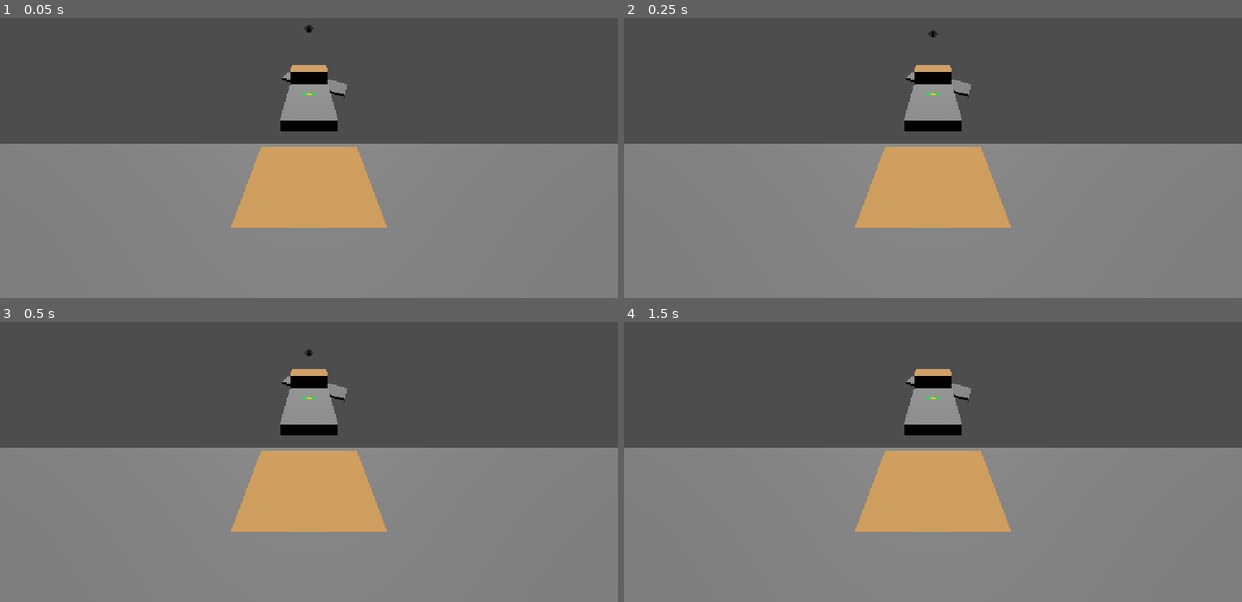
Above: before the commit, frames 1-4 (two rows, left to right).
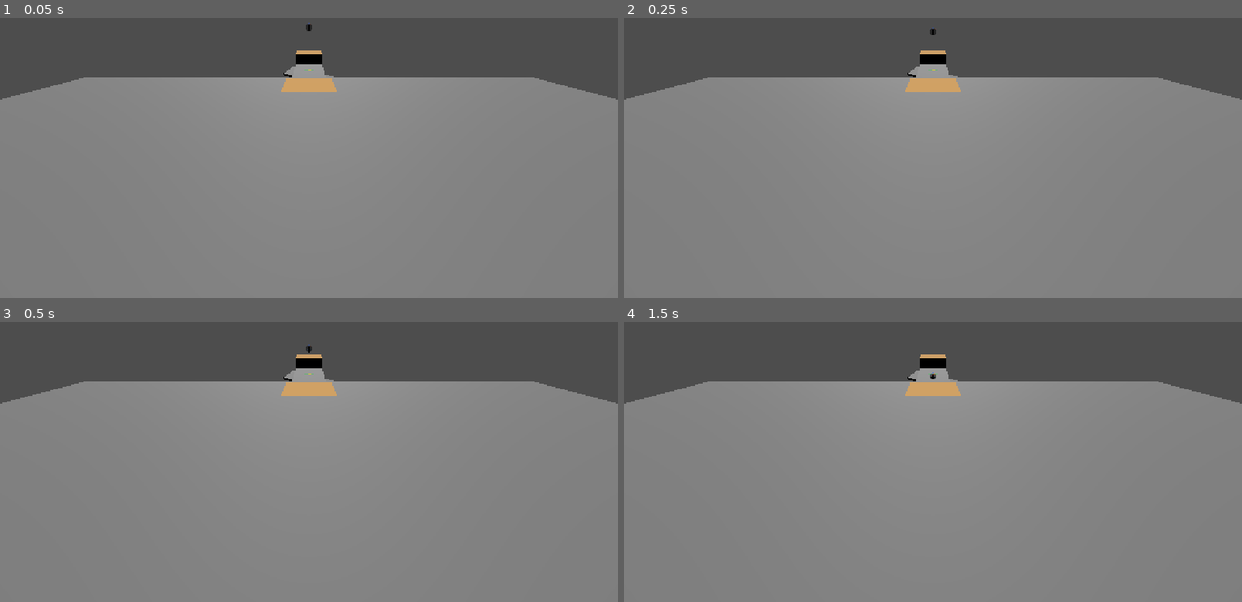
Above: after the commit, the same moments.

Repository: moisesc112/gnome-ball
Game: Godot game, scene res://scenes/levels/test_level.tscn
Two runs of this game, one before a commit and one after it. Both use one fixed random seed, a clock stepped at 60 frames per second and the inputs below. This scene is started directly instead of the project's main scene.
Inputs:
- Up to frame 1 (0.05 s): no input
- Up to frame 2 (0.25 s): no input
- Up to frame 3 (0.5 s): no input
- Up to frame 4 (1.5 s): tap Enter at 0.5 s; hold D (Move_Right) 0.53-1.28 s; tap Space at 1.25 s; hold S (Move_Backward) from 1.28 s (still down)

The runs differ from the first frame. In frame 1, 28% of the frame differs, in the area x 0-100%, y 1-75%; in frame 2, 28%; in frame 3, 28%, in the area x 0-100%, y 7-75%; in frame 4, 28%.

Commit message:
Redid movement calculation, player rotation based on input and velocity, camera based on calculated tilt angle.

Diff:
--- a/scenes/player/player.tscn
+++ b/scenes/player/player.tscn
@@ -53,6 +53,7 @@
 [node name="GnomeFacing" type="Node3D" parent="GnomePivot" unique_id=937373429]
 
 [node name="Gnome" parent="GnomePivot/GnomeFacing" unique_id=1772017909 instance=ExtResource("2_dovo2")]
+transform = Transform3D(-1, 0, -8.742278e-08, 0, 1, 0, 8.742278e-08, 0, -1, 0, 0, 0)
 
 [node name="MultiplayerSynchronizer" type="MultiplayerSynchronizer" parent="." unique_id=874951942]
 replication_config = SubResource("SceneReplicationConfig_gmlin")
--- a/scripts/camera/camera_rig.gd
+++ b/scripts/camera/camera_rig.gd
@@ -1,10 +1,10 @@
 extends Node3D
 
 @onready var player: RigidBody3D = get_parent() as RigidBody3D
-@export var follow_speed: float = 8.0
+@export var follow_speed: float = 16.0
 @export var max_tilt_degrees: float = 12.0
-@export var orbit_speed: float = 8.0
-@export var tilt_speed: float = 3.0
+@export var orbit_speed: float = 16.0
+@export var tilt_speed: float = 12.0
 
 # Called when the node enters the scene tree for the first time.
 func _ready() -> void:
@@ -19,24 +19,14 @@
 		return
 
 	if not player.is_multiplayer_authority():
-		set_physics_process(false)
+		return;
 
-	global_position = global_position.lerp(player.global_position, follow_speed * delta)
+	# Don't need lerping on camera rig position right now, decide through play testing
+	#global_position = global_position.lerp(player.global_position, clampf(follow_speed * delta, 0.0, 1.0))
+	global_position = player.global_position
 
-	var input_dir: Vector2 = player.tilt_input
-
-	var target_pitch := deg_to_rad(-input_dir.y * max_tilt_degrees)
-	var target_roll := deg_to_rad(input_dir.x * max_tilt_degrees)
-
-	rotation.x = lerp_angle(rotation.x, target_pitch, clampf(tilt_speed * delta, 0.0, 1.0))
-	rotation.z = lerp_angle(rotation.z, target_roll, clampf(tilt_speed * delta, 0.0, 1.0))
-
-	var velocity := player.linear_velocity
-	var horizontal_velocity := Vector3(velocity.x, 0.0, velocity.z)
-
-	#print("Horizontal Velocity: ", horizontal_velocity.x, ", ", horizontal_velocity.z)
-	#print("Horizontal Velocity Length: ", horizontal_velocity.length())
-
-	var target_yaw := atan2(-horizontal_velocity.x, -horizontal_velocity.z)
-
-	rotation.y = lerp_angle(rotation.y, target_yaw, clampf(orbit_speed * delta, 0.0, 1.0))
+	# same reasoning with y rotation, might not be needed
+	#rotation.y = lerp_angle(rotation.y, player.control_yaw, clampf(orbit_speed * delta, 0.0, 1.0))
+	rotation.y = player.control_yaw
+	rotation.x = lerp_angle(rotation.x, player.target_pitch, clampf(tilt_speed * delta, 0.0, 1.0))
+	rotation.z = lerp_angle(rotation.z, player.target_roll, clampf(tilt_speed * delta, 0.0, 1.0))
--- a/scripts/player/player.gd
+++ b/scripts/player/player.gd
@@ -1,30 +1,35 @@
 extends RigidBody3D
 
 @export var tilt_strength: float = 15.0
+@export var tilt_gravity: float = 36.0
+@export var max_tilt_degrees: float = 12.0
 @onready var camera_rig: Node3D = $CameraRig
 @onready var camera: Camera3D = $CameraRig/SpringArm3D/Camera3D
 
 @onready var ground_ray: RayCast3D = $RayCast3D
 @onready var animation_player: AnimationPlayer = $GnomePivot/GnomeFacing/Gnome/AnimationPlayer
 @onready var gnome_pivot: Node3D = $GnomePivot
+@export var gnome_turn_speed: float = 8.0
 
 @export var target_pitch: float = 0.0
 @export var target_roll: float = 0.0
 @export var target_yaw: float = 0.0
+@export var control_yaw: float = 0.0
 @export var is_walking: bool = false
 
 @onready var gnome_facing: Node3D = $GnomePivot/GnomeFacing
 
-@export var turn_speed: float = 20.0
+@export var turn_speed: float = 1.5
 @export var lean_degrees: float = 10.0
 @export var lean_speed: float = 5.0
+@export var air_turn_speed: float = 2.0
+
 
 var tilt_input: Vector2 = Vector2.ZERO
 
 func _enter_tree() -> void:
 	set_multiplayer_authority(name.to_int())
 
-# Called when the node enters the scene tree for the first time.
 func _ready() -> void:
 	#gnome_pivot.top_level = true
 	camera_rig.top_level = true
@@ -35,61 +40,52 @@
 	else:
 		camera.set_process(false)
 
-# Called every frame. 'delta' is the elapsed time since the previous frame.
+func calculate_local_gnome_rotation() -> void:
+	var velocity := linear_velocity
+	var horizontal_velocity := Vector3(velocity.x, 0.0, velocity.z)
+
+	if horizontal_velocity.length() > 0.2:
+		# Face the direction the ball is moving.
+		target_yaw = atan2(horizontal_velocity.x, horizontal_velocity.z)
+
+	var camera_forward := -camera_rig.global_basis.z
+	var camera_right := camera_rig.global_basis.x
+
+	camera_forward.y = 0.0
+	camera_right.y = 0.0
+
+	camera_forward = camera_forward.normalized()
+	camera_right = camera_right.normalized()
+
+	var world_input_direction := (
+		camera_right * tilt_input.x
+		- camera_forward * tilt_input.y
+	)
+
+	# Convert world-space input into gnome-local coordinates.
+	# Use only yaw so existing lean doesn't affect the conversion.
+	var yaw_basis := Basis(Vector3.UP, gnome_facing.rotation.y)
+	var local_input := yaw_basis.inverse() * world_input_direction
+
+	# Lean relative to the direction the gnome is facing.
+	# Assumes gnome faces +Z in its default pose.
+	target_pitch = deg_to_rad(local_input.z * lean_degrees)
+	target_roll = deg_to_rad(-local_input.x * lean_degrees)
+
+func apply_gnome_rotation(delta: float) -> void:
+	gnome_facing.rotation.x = lerp_angle(gnome_facing.rotation.x, -target_pitch, clampf(lean_speed * delta, 0.0, 1.0))
+	gnome_facing.rotation.y = lerp_angle(gnome_facing.rotation.y, target_yaw, clampf(gnome_turn_speed * delta, 0.0, 1.0))
+	#gnome_facing.rotation.y = control_yaw
+	gnome_facing.rotation.z = lerp_angle(gnome_facing.rotation.z, -target_roll, clampf(lean_speed * delta, 0.0, 1.0))
+
 func _process(delta: float) -> void:
 	gnome_pivot.global_position = global_position + Vector3(0, -0.47, 0)
 	gnome_pivot.global_rotation = Vector3.ZERO
 
-	if is_multiplayer_authority():
-		var velocity := linear_velocity
-		var horizontal_velocity := Vector3(velocity.x, 0.0, velocity.z)
+	#if is_multiplayer_authority():
+		#calculate_local_gnome_rotation()
 
-		if horizontal_velocity.length() > 0.2:
-			# Face the direction the ball is moving.
-			target_yaw = atan2(horizontal_velocity.x, horizontal_velocity.z)
-
-	gnome_facing.rotation.y = lerp_angle(
-		gnome_facing.rotation.y,
-		target_yaw,
-		clampf(turn_speed * delta, 0.0, 1.0)
-	)
-
-	if is_multiplayer_authority():
-		var camera_forward := -camera_rig.global_basis.z
-		var camera_right := camera_rig.global_basis.x
-
-		camera_forward.y = 0.0
-		camera_right.y = 0.0
-
-		camera_forward = camera_forward.normalized()
-		camera_right = camera_right.normalized()
-
-		var world_input_direction := (
-			camera_right * tilt_input.x
-			- camera_forward * tilt_input.y
-		)
-
-		# Convert world-space input into gnome-local coordinates.
-		# Use only yaw so existing lean doesn't affect the conversion.
-		var yaw_basis := Basis(Vector3.UP, gnome_facing.rotation.y)
-		var local_input := yaw_basis.inverse() * world_input_direction
-
-		# Lean relative to the direction the gnome is facing.
-		# Assumes gnome faces +Z in its default pose.
-		target_pitch = deg_to_rad(local_input.z * lean_degrees)
-		target_roll = deg_to_rad(-local_input.x * lean_degrees)
-
-	gnome_facing.rotation.x = lerp_angle(
-		gnome_facing.rotation.x,
-		target_pitch,
-		clampf(lean_speed * delta, 0.0, 1.0)
-	)
-
-	gnome_facing.rotation.z = lerp_angle(
-		gnome_facing.rotation.z,
-		target_roll,
-		clampf(lean_speed * delta, 0.0, 1.0)
-	)
+	apply_gnome_rotation(delta)
 
 func update_animation() -> void:
 	if is_multiplayer_authority():
@@ -109,22 +105,27 @@
 
 	if !is_multiplayer_authority(): return
 
-	if not ground_ray.is_colliding():
-		return
-
 	tilt_input = Input.get_vector("Move_Left", "Move_Right", "Move_Forward", "Move_Backward")
 
-	var camera_forward := -camera_rig.global_basis.z
-	var camera_right := camera_rig.global_basis.x
+	target_pitch = deg_to_rad(-tilt_input.y * max_tilt_degrees)
+	target_roll = deg_to_rad(tilt_input.x * max_tilt_degrees)
 
-	camera_forward.y = 0.0
-	camera_right.y = 0.0
+	var horizontal_velocity := Vector3(linear_velocity.x, 0.0, linear_velocity.z)
 
-	camera_forward = camera_forward.normalized()
-	camera_right = camera_right.normalized()
+	if horizontal_velocity.length() > 0.5:
+		var desired_yaw := atan2(-linear_velocity.x, -linear_velocity.z)
+		control_yaw = lerp_angle(control_yaw, desired_yaw, clampf(turn_speed * delta, 0.0, 1.0))
+		target_yaw = desired_yaw;
 
-	var move_direction := camera_right * tilt_input.x + camera_forward * -tilt_input.y
+	#if not ground_ray.is_colliding():
+	#	return
 
-	var gravity := Vector3(move_direction.x * tilt_strength, 0.0, move_direction.z * tilt_strength)
+	var local_direction := Vector3(tilt_input.x, 0.0, tilt_input.y)
+	var acceleration_strength := sin(deg_to_rad(max_tilt_degrees)) * tilt_gravity
+	var local_acceleration := local_direction * acceleration_strength
 
-	apply_central_force(gravity * mass)
+	#var local_acceleration = Vector3(sin(target_roll), 0.0, -sin(target_pitch)) * tilt_gravity;
+	var stage_basis := Basis(Vector3.UP, control_yaw)
+	var world_acceleration = stage_basis * local_acceleration
+
+	apply_central_force(world_acceleration * mass)
